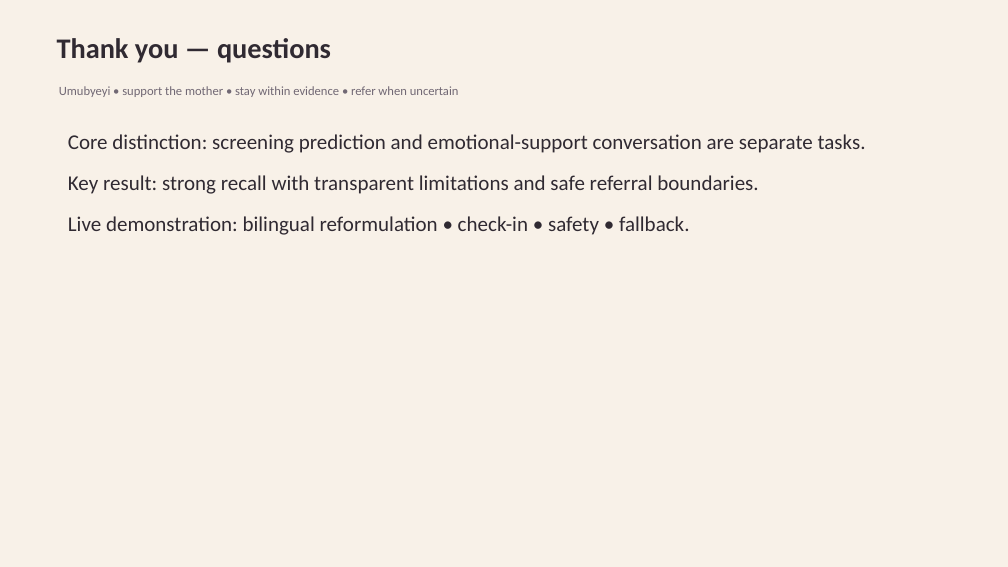
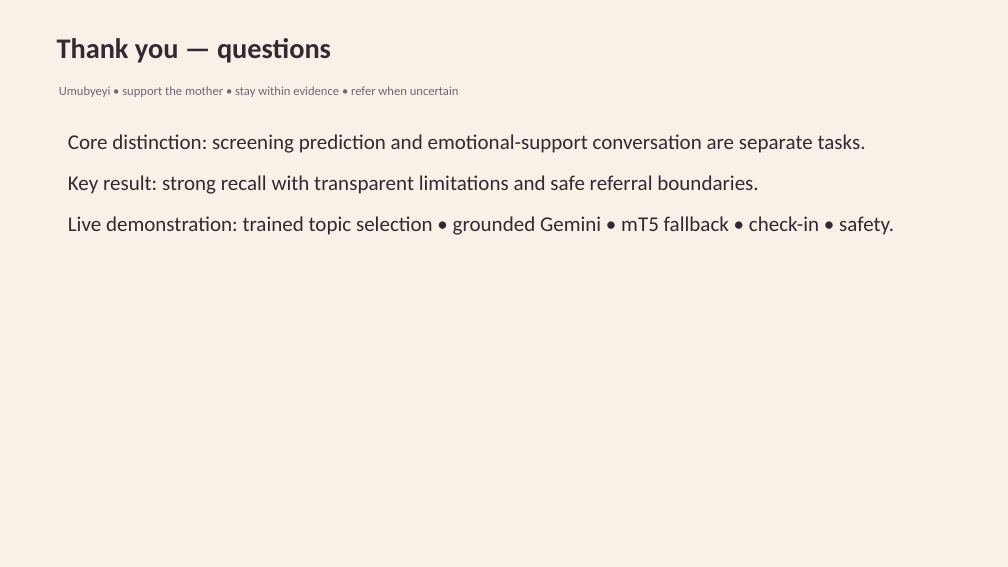
Before and after one commit to IrutingaboRaissa/UMUBYEYI, a slide deck: slide 14 of Umubyeyi_Presentation.pptx. Drawn at 1008x567 pixels with LibreOffice and Linux fonts; fonts in the diff are those of the drawing. Boxes give left, top, right and bottom in pixels: in the first picture for what was removed or moved away, otherwise in the second. Text is boxed around its words. In the diff, an @@ line names an element or a change of style, - is before the commit and + after.

Commit message:
feat: add trained topic routing and grounded generation

```diff
--- a/Umubyeyi_Presentation.pptx
+++ b/Umubyeyi_Presentation.pptx
@@ text at (68, 216, 894, 235): text changed @@
-Live demonstration: bilingual reformulation • check-in • safety • fallback.
+Live demonstration: trained topic selection • grounded Gemini • mT5 fallback • check-in • safety.
```
Also in this commit, not shown: 4 other slides changed, 49 other files.
